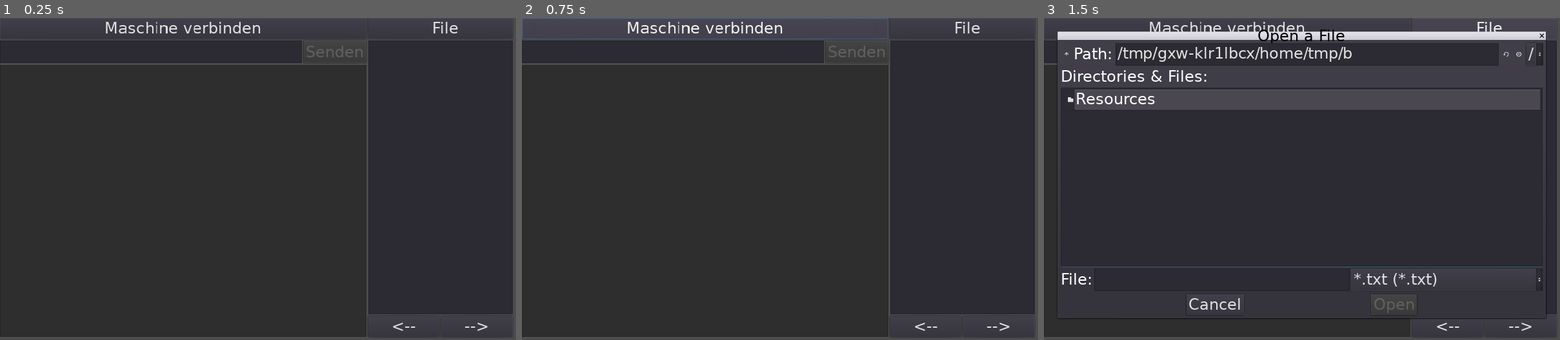
Above: before the commit, frames 1-3 (left to right).
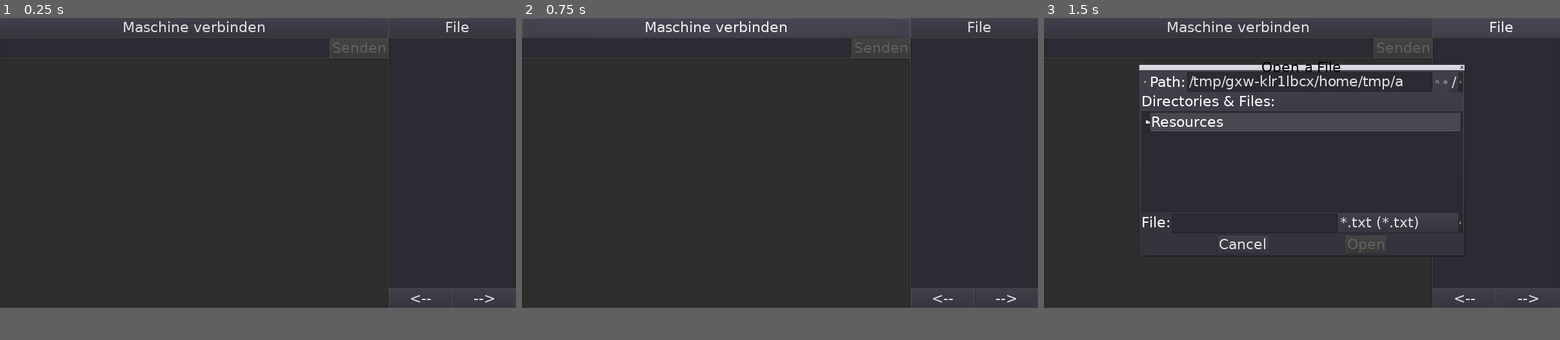
Above: after the commit, the same moments.

Repository: schwitin/BluetoothConsole
Game: Godot game, scene res://root.tscn
The game is run twice, just before and just after one commit, with the same random seed, the same clock (stepped at 60 frames per second) and the same inputs.
Inputs:
- Up to frame 1 (0.25 s): no input
- Up to frame 2 (0.75 s): click "Maschine verbinden" at 0.5 s
- Up to frame 3 (1.5 s): click "File" at 1.25 s
The window is 800x500 before the commit and 800x450 after it. Grey fills any space a smaller window leaves; there, only what the larger window draws over its background counts as a difference.

The runs differ from the first frame. In frame 1, 4.2% of the frame differs, in the area x 0-100%, y 1-100%; in frame 2, 4.5%; in frame 3, 17%, in the area x 0-100%, y 0-100%.

Commit message:
Bildschirm schaltet sich aus.

Diff:
--- a/Resources/LargeFont.tres
+++ b/Resources/LargeFont.tres
@@ -3,5 +3,5 @@
 [ext_resource path="res://Resources/DejaVuSans.ttf" type="DynamicFontData" id=1]
 
 [resource]
-size = 39
+size = 55
 font_data = ExtResource( 1 )
--- a/project.godot
+++ b/project.godot
@@ -29,10 +29,11 @@
 
 [display]
 
-window/size/width=1280
-window/size/height=800
+window/size/width=1920
+window/size/height=1080
+window/energy_saving/keep_screen_on=false
+window/handheld/orientation="sensor_landscape"
 window/stretch/mode="2d"
-window/stretch/aspect="expand"
 
 [rendering]
 
--- a/root.tscn
+++ b/root.tscn
@@ -12,49 +12,49 @@
 size_flags_vertical = 3
 
 [node name="HBoxContainer" type="HBoxContainer" parent="."]
-margin_right = 1272.0
-margin_bottom = 792.0
+margin_right = 1920.0
+margin_bottom = 1080.0
 
 [node name="VBoxContainer" type="VBoxContainer" parent="HBoxContainer"]
-margin_right = 924.0
-margin_bottom = 792.0
+margin_right = 1572.0
+margin_bottom = 1080.0
 size_flags_horizontal = 3
 size_flags_vertical = 3
 
 [node name="ConnectDisconnect" type="Button" parent="HBoxContainer/VBoxContainer"]
-margin_right = 924.0
+margin_right = 1572.0
 margin_bottom = 53.0
 text = "Maschine verbinden"
 
 [node name="HBoxContainer" type="HBoxContainer" parent="HBoxContainer/VBoxContainer"]
 editor/display_folded = true
 margin_top = 57.0
-margin_right = 924.0
+margin_right = 1572.0
 margin_bottom = 114.0
 
 [node name="LineEdit" type="LineEdit" parent="HBoxContainer/VBoxContainer/HBoxContainer"]
-margin_right = 760.0
+margin_right = 1408.0
 margin_bottom = 57.0
 size_flags_horizontal = 3
 caret_blink = true
 
 [node name="Senden" type="Button" parent="HBoxContainer/VBoxContainer/HBoxContainer"]
-margin_left = 764.0
-margin_right = 924.0
+margin_left = 1412.0
+margin_right = 1572.0
 margin_bottom = 57.0
 disabled = true
 text = "Senden"
 
 [node name="TextEdit" type="TextEdit" parent="HBoxContainer/VBoxContainer"]
 margin_top = 118.0
-margin_right = 924.0
-margin_bottom = 792.0
+margin_right = 1572.0
+margin_bottom = 1080.0
 size_flags_vertical = 3
 
 [node name="VBoxFile" type="VBoxContainer" parent="HBoxContainer"]
-margin_left = 928.0
-margin_right = 1272.0
-margin_bottom = 792.0
+margin_left = 1576.0
+margin_right = 1920.0
+margin_bottom = 1080.0
 size_flags_vertical = 3
 
 [node name="OpenFile" type="Button" parent="HBoxContainer/VBoxFile"]
@@ -65,19 +65,19 @@
 [node name="ScrollContainer" type="ScrollContainer" parent="HBoxContainer/VBoxFile"]
 margin_top = 57.0
 margin_right = 344.0
-margin_bottom = 735.0
+margin_bottom = 1023.0
 size_flags_vertical = 3
 
 [node name="ItemList" type="ItemList" parent="HBoxContainer/VBoxFile/ScrollContainer"]
 margin_right = 344.0
-margin_bottom = 678.0
+margin_bottom = 966.0
 size_flags_horizontal = 3
 size_flags_vertical = 3
 
 [node name="HBoxContainer" type="HBoxContainer" parent="HBoxContainer/VBoxFile"]
-margin_top = 739.0
+margin_top = 1027.0
 margin_right = 344.0
-margin_bottom = 792.0
+margin_bottom = 1080.0
 
 [node name="ButtonP" type="Button" parent="HBoxContainer/VBoxFile/HBoxContainer"]
 margin_right = 170.0
@@ -101,8 +101,8 @@
 mode = 0
 access = 2
 filters = PoolStringArray( "*.txt" )
-current_dir = "/home/stalker/Development/GoDot/BluetoothConsole3"
-current_path = "/home/stalker/Development/GoDot/BluetoothConsole3/"
+current_dir = "/home/stalker/Development/GoDot/BluetoothConsole"
+current_path = "/home/stalker/Development/GoDot/BluetoothConsole/"
 [connection signal="pressed" from="HBoxContainer/VBoxContainer/ConnectDisconnect" to="." method="_on_ConnectDisconnect_pressed"]
 [connection signal="pressed" from="HBoxContainer/VBoxContainer/HBoxContainer/Senden" to="." method="_on_Senden_pressed"]
 [connection signal="pressed" from="HBoxContainer/VBoxFile/OpenFile" to="." method="_on_OpenFile_pressed"]
Not shown, changed: BluetoothConsole.apk
